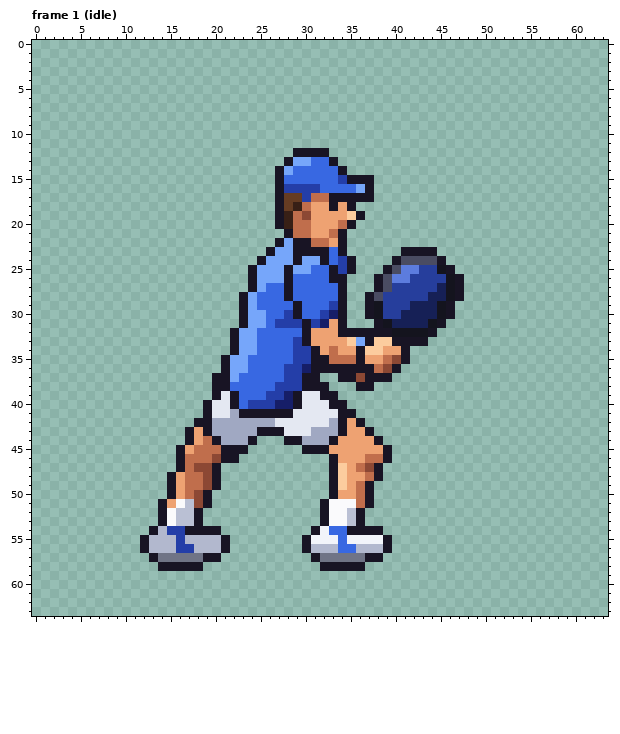
Pixel-art file: art/sprites/hd/player_hd_male.aseprite. This is how it looked before the edit.
64x64 pixels, 11 frames. Colours within 5 levels of each other are drawn and written as one. Shown: frame 1 (idle). The commit also changed other frames, which this record leaves out.
Once edited:
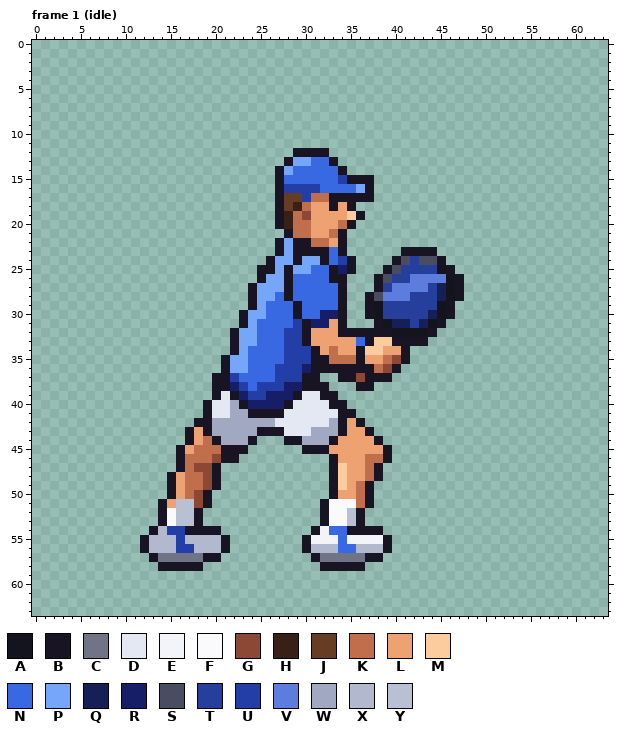
Palette (. is transparent): A #14141e  B #181424  C #707486  D #e4e8f2  E #f2f4fa  F #fafafc  G #8c4834  H #382016  J #663c22  K #c06e4c  L #eea272  M #fccc9e  N #3868e2  P #76a6fa  Q #162056  R #161e68  S #4a4c62  T #263e9c  U #243ea8  V #5c7cde  W #a0a8c2  X #b2b8ce  Y #bac0d4
Edits made:
Changed rows in their new state; - is an unchanged pixel.
Frame 1 (idle):
first column x 22:
23 ----.B------------------
24 ---.B---------------T---
25 --.BB-------R------TT---
26 --.B--------------TTVVVV
27 ----PP-----------TVVVV--
28 -.BPP------------VVV--T-
29 -.BP-------N--------TTT-
30 ------N---R--------TTT--
31 ---N-NN--R----------T---
32 ------UU----------------
33 ------U------LN---------
34 --N---U-----------------
35 ------U-----------------
36 -----U------------------
37 U----U------------------
38 RU-UU-RR----------------
39 -RUURR------------------
40 WBRRR-BD----------------
41 -W----D-----------------
first column x 36:
47 LK
first column x 16:
51 Y
